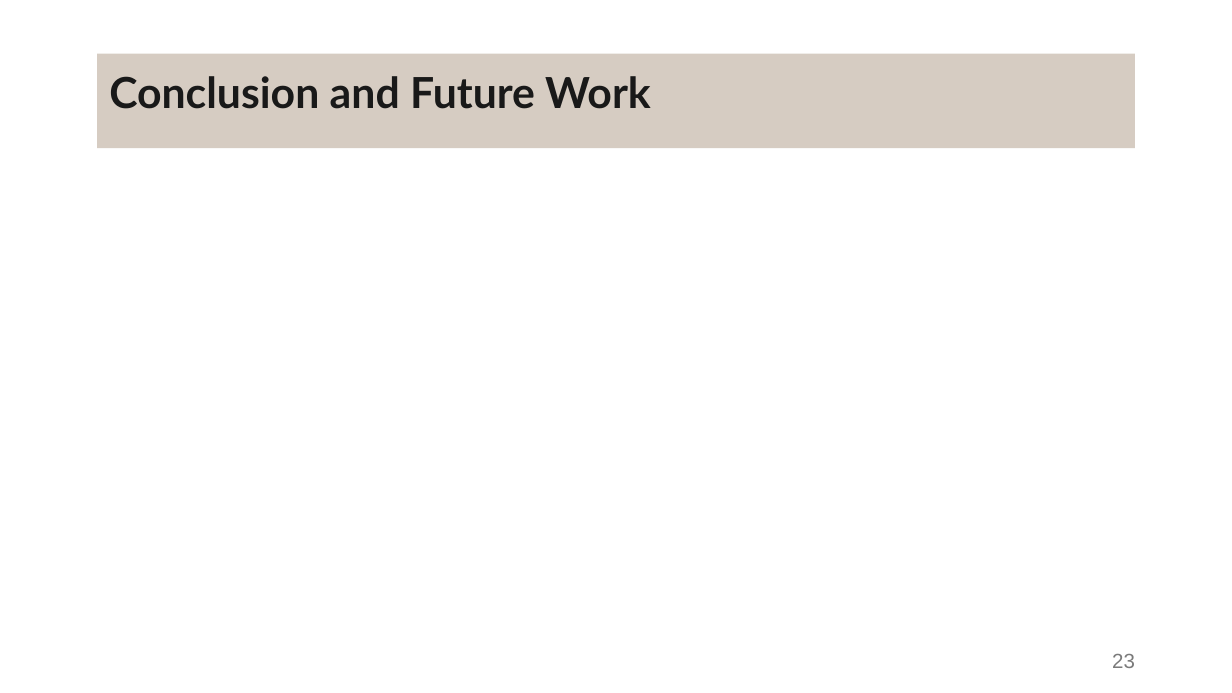
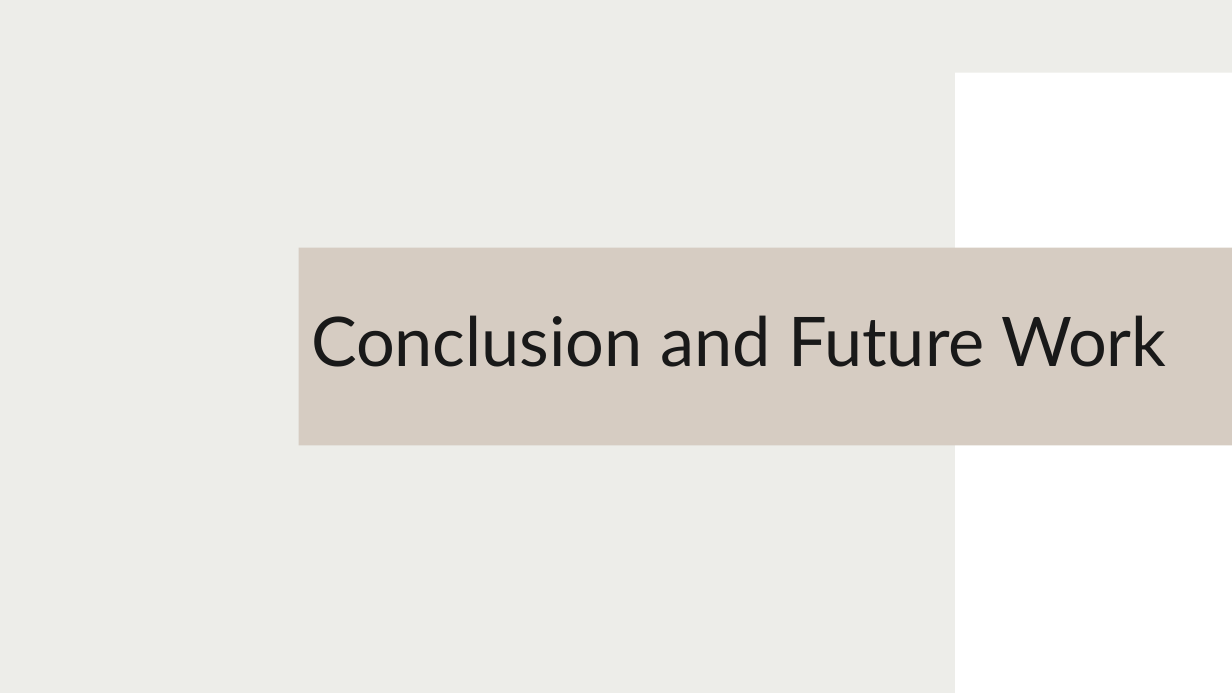
Before and after one commit to DanielaTomas/FCUP-SCHEDULE, a slide deck: slide 23 of Docs/Presentation.pptx. Drawn at 1232x693 pixels with LibreOffice and Linux fonts; fonts in the diff are those of the drawing. Boxes give left, top, right and bottom in pixels: in the first picture for what was removed or moved away, otherwise in the second. Text is boxed around its words. In the diff, an @@ line names an element or a change of style, - is before the commit and + after.

```diff
--- a/Docs/Presentation.pptx
+++ b/Docs/Presentation.pptx
@@ background #FFFFFF to #EDEDE9 @@
@@ rectangle added at box(955, 73, 1232, 693), fill #FFFFFF @@
@@ title "Conclusion and Future Work": place and size @@
-title "Conclusion and Future Work" at box(97, 54, 1136, 149)
+title "Conclusion and Future Work" at box(298, 248, 1232, 445)
@@ title "Conclusion and Future Work" at box(298, 248, 1232, 445): size 25 to 40 pt, bold off; line spacing 1 to 0.8; vertical alignment top to middle @@
@@ page number removed at box(1112, 654, 1135, 668) @@
-23
```
Also in this commit, not shown: 19 other slides changed.
